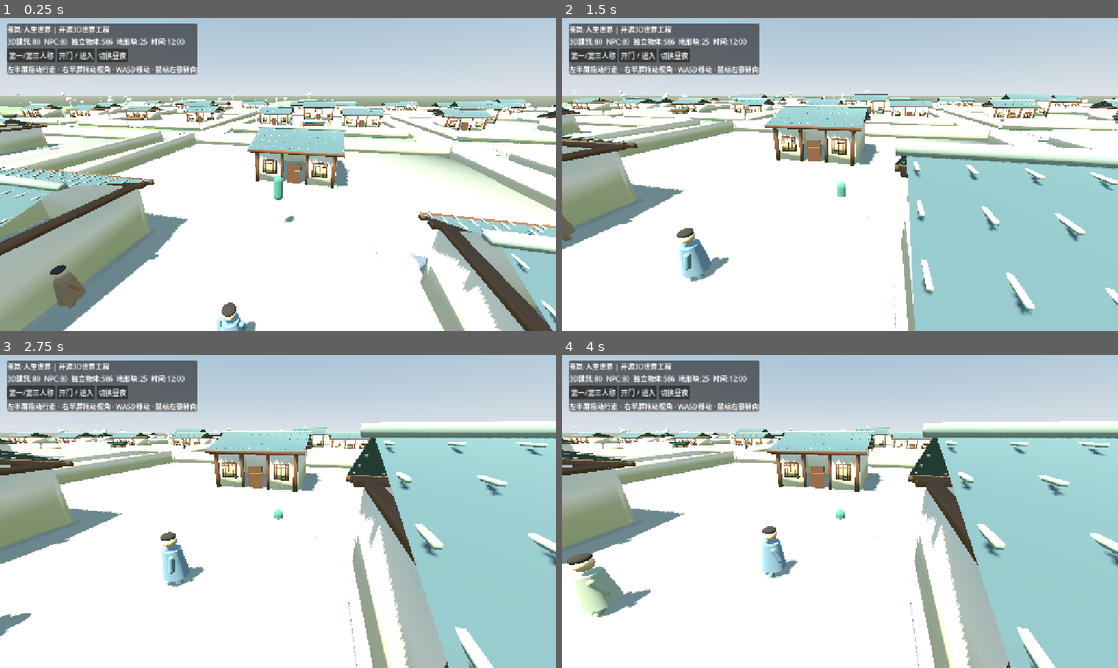
Above: before the commit, frames 1-4 (two rows, left to right).
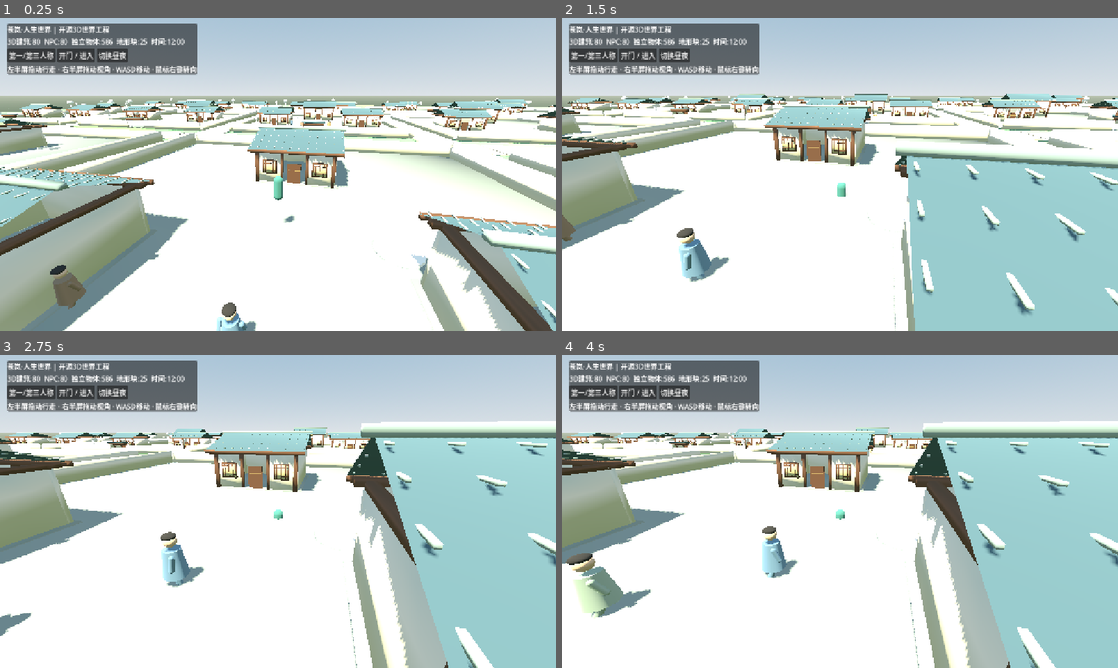
Above: after the commit, the same moments.

Repository: 160701541-cell/xinyanshuo
Game: Godot game, scene res://scenes/main.tscn
Same seed, same stepped clock (60 frames per second), same inputs: the game is played once before the commit and once after it.
Inputs (mouse positions are in pixels of both pictures, inside the frame that each line leads up to):
- Up to frame 1 (0.25 s): no input
- Up to frame 2 (1.5 s): move the mouse to (962, 158) at 0.52 s; hold D 0.53-1.25 s; hold Shift 0.53-1.25 s; click (962, 158) at 0.67 s; drag from (728, 190) to (812, 237) at 1.27 s
- Up to frame 3 (2.75 s): move the mouse to (333, 442) at 2.02 s; hold D from 2.03 s (still down); hold Shift from 2.03 s (still down)
- Up to frame 4 (4 s): release D at 2.75 s; release Shift at 2.75 s; drag from (812, 574) to (673, 464) at 2.77 s; move the mouse to (1006, 558) at 3.52 s; hold A from 3.53 s (still down); hold Shift from 3.53 s (still down)

The runs differ from the first frame. In frame 1, 0.4% of the frame differs, in the area x 0-97%, y 23-31%; in frame 2, 0.2%; in frame 3, less than 0.1%; in frame 4, less than 0.1%.

Commit message:
feat(original-3d): restore authentic legacy Terrain3D mountain heightfield as terrain generation baseline

Diff:
--- a/game-source/godot3d/scripts/world_rules.gd
+++ b/game-source/godot3d/scripts/world_rules.gd
@@ -1,14 +1,18 @@
 extends RefCounted
+## Reuses the actual original Canglan 3D Terrain3D authoring height function.
+const OriginalTerrainField = preload("res://scripts/terrain/heightfield.gd")
 ## Seeded mainland terrain, metres in Godot Y-up space.
 ## No copyrighted heightmap, data service, engine plugin or live network request.
 const SECTOR_METERS: float = 512.0
 var seed: int = 20261016
+var original_terrain: RefCounted
 var hills: FastNoiseLite
 var detail: FastNoiseLite
 var ecology: FastNoiseLite
 
 func configure(value: int) -> void:
 	seed = value
+	original_terrain = OriginalTerrainField.new()
 	hills = FastNoiseLite.new()
 	hills.seed = value
 	hills.noise_type = FastNoiseLite.TYPE_SIMPLEX_SMOOTH
@@ -25,16 +29,20 @@
 	ecology.frequency = 0.006
 
 func height_at(x: float, z: float) -> float:
-	var mountains: float = hills.get_noise_2d(x,z) * 19.0
-	var fine: float = detail.get_noise_2d(x,z) * 1.6
-	var base: float = mountains + fine
-	# Authentic settlement site preparation: 3D buildings have supported foundations.
+	# Preserve the REAL prior Canglan world's northern/western mountain
+	# envelopes, 500m original city plateau and terrain authoring coordinates.
+	# Translate its 26m city datum to this gameplay mesh's y=0 origin.
+	var baseline: float = float(original_terrain.call("height_at",x,z)) - OriginalTerrainField.CITY_ELEVATION
+	var micro: float = detail.get_noise_2d(x,z) * 0.36
+	var base: float = baseline + micro
+	# Physical foundations for current newly generated compact settlement.
 	var dx: float = maxf(0.0, absf(x)-137.0)
 	var dz: float = maxf(0.0, absf(z)-130.0)
 	var dist: float = sqrt(dx*dx+dz*dz)
 	var flatten: float = 1.0 - smoothstep(6.0,52.0,dist)
 	base = lerpf(base, 0.0,flatten)
-	# A shallow south-eastern river valley retained outside the settlement.
+	# Small tributary route for this technical slice only; the historical
+	# terrain generator and original main-game river remain untouched.
 	var river_axis: float = 270.0 + sin(x*0.003)*37.0
 	var d: float = absf(z-river_axis)
 	if d < 45.0:
@@ -58,4 +66,4 @@
 	return names[posmod(col*7+row*11+seed,names.size())]
 
 func stats() -> Dictionary:
-	return {"seed":seed,"river":"seeded shallow valley","noise":"Godot FastNoiseLite MIT"}
+	return {"seed":seed,"river":"technical tributary valley","noise":"Godot FastNoiseLite MIT", "height_source":"original Canglan Terrain3D heightfield.gd"}
